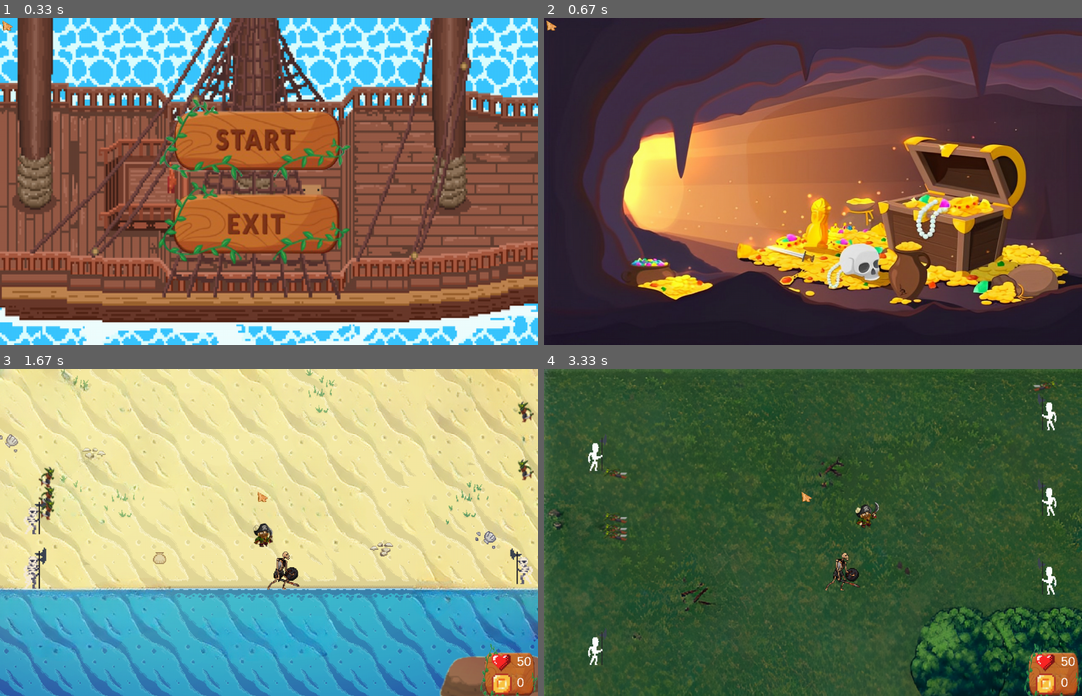
Above: before the commit, frames 1-4 (two rows, left to right).
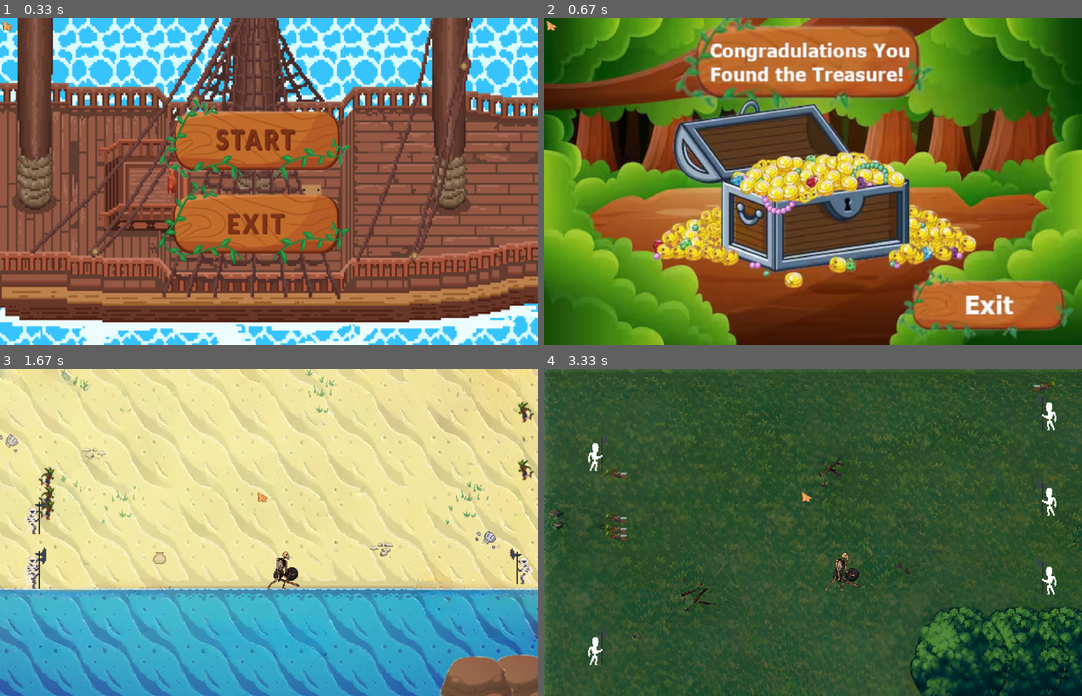
Above: after the commit, the same moments.

Repository: DasolLim/Pygame_Pirates
Game: pygame game, started from main.py
The game is run twice, just before and just after one commit, with the same random seed, the same clock (stepped at 60 frames per second) and the same inputs.
Inputs (mouse positions are in pixels of both pictures, inside the frame that each line leads up to):
- Up to frame 1 (0.33 s): no input
- Up to frame 2 (0.67 s): hold T from 0.33 s (still down); hold Right from 0.33 s (still down)
- Up to frame 3 (1.67 s): release T at 0.8 s; release Right at 0.8 s; tap C at 0.83 s; click (441, 522) at 1.22 s; click (258, 489) at 1.55 s
- Up to frame 4 (3.33 s): tap Space at 2, 2.73, 3.03, 3.23 s; tap F at 2.33 s; hold Right 2.67-3.13 s; hold Up from 3.17 s (still down); tap D at 3.32 s

Frame 1 is identical in both runs. In frame 2, 99% of the frame differs, in the area x 0-100%, y 0-100%; in frame 3, 1.4%; in frame 4, 1.5%.

Commit message:
endingNowComplete

Diff:
--- a/main.py
+++ b/main.py
@@ -44,7 +44,7 @@
 shop_rect = shopImg.get_rect()
 shop_rect.center = screen_rect.center
 #initializing treasure scene
-treasureImg = pygame.image.load('treasure.jpg')
+treasureImg = pygame.image.load('Win.jpg')
 treasureImg = pygame.transform.scale(treasureImg,(1280,780))
 treasure_rect = treasureImg.get_rect()
 #initializing coin image
@@ -62,6 +62,7 @@
 startRect = pygame.Rect(415, 225, width, height)
 #creating rectangle for exit button
 exitRect = pygame.Rect(415, 425, width, height)
+exitRectFinal = pygame.Rect(882,637,334,91)
 #initializing font
 pygame.font.init()
 font = pygame.font.SysFont("arial", 30)
@@ -84,6 +85,7 @@
 shopPlaying = False
 bossPlaying = False
 running = True
+win = False
 #FPS
 FPS = 60
 #setting clock
@@ -131,20 +133,22 @@
         global healthCount
         healthCount = player_group.sprites()[0].health
         healthCountText = font.render(str(healthCount), False, (255, 255, 255))
-        #displaying coin/health background
-        screen.blit(textBackground_image, (1125,570))
-        #displaying coin info
-        screen.blit(coinCountText, (1230, 730))
-        screen.blit(coinImg, (1160, 720))
-        #displaying heart info
-        screen.blit(healthCountText, (1230, 680))
-        screen.blit(heartImg, (1160, 665))
+        if not win:
+            #displaying coin/health background
+            screen.blit(textBackground_image, (1125,570))
+            #displaying coin info
+            screen.blit(coinCountText, (1230, 730))
+            screen.blit(coinImg, (1160, 720))
+            #displaying heart info
+            screen.blit(healthCountText, (1230, 680))
+            screen.blit(heartImg, (1160, 665))
         #displaying player & mobs
         if not shopPlaying:
             mob_group.update()
             player_group.update()
         mob_group.draw(screen)
-        player_group.draw(screen)
+        if not win:
+            player_group.draw(screen)
         #displaying boss
         if bossPlaying:
             boss_group.update(player_group.sprites()[0].rect,mob_group)
@@ -153,10 +157,9 @@
         if shopPlaying:
             screen.blit(shopImg,shop_rect)
     #checking if mouse is within game window
-    if pygame.mouse.get_focused() == True and loadPlaying or shopPlaying:
-        None
+    if pygame.mouse.get_focused() == True and loadPlaying or shopPlaying or win:
         #adding mouse image to screen
-    screen.blit(cursor_img,pygame.mouse.get_pos())
+        screen.blit(cursor_img,pygame.mouse.get_pos())
     #refreshing screen
     pygame.display.flip()
 #musicPlayer
@@ -201,11 +204,14 @@
     current_rect = current_img.get_rect()
     initializePlayer()
     initializeMobs()
-    if scene == "cave":
+    if newScene == "cave":
         mob_group.empty()
         player_group.sprites()[0].rect.bottom = 170
         player_group.sprites()[0].rect.left = 260
         initializeBoss()
+    elif newScene == 'treasure':
+        mob_group.empty()
+        boss_group.empty()
 #Initalizing main menu
 sceneBuilder("mainMenu")
 #collisionPicker
@@ -222,6 +228,8 @@
         player_group.sprites()[0].collisionCave()
         for sprites in mob_group.sprites():
             sprites.collisionCave()
+    if scene == 'treasure':
+        None
 render()
 # gameloop
 while running:
@@ -248,6 +256,10 @@
 
             #checking collide point of mouse with exit button
             if exitRect.collidepoint(x, y) and loadPlaying:
+                running = False
+
+            #ending game
+            if exitRectFinal.collidepoint(x, y) and win:
                 running = False
 
         #open shop eventwith escape
@@ -329,6 +341,7 @@
     #if conditions are met for game completion
     if keys[pygame.K_t]:
         sceneBuilder('treasure')
+        win = True
 
     if keys[pygame.K_b]:
         sceneBuilder('beach')
@@ -343,5 +356,6 @@
     if not pygame.mixer.music.get_busy():
         musicPlayer('levelMusic.mp3', 0.01, -1)
 
+
 #exiting pygame
 pygame.quit()
Binary file added: Win.jpg
Binary file removed: treasure.jpg
Not shown, removed: ending.mp3
